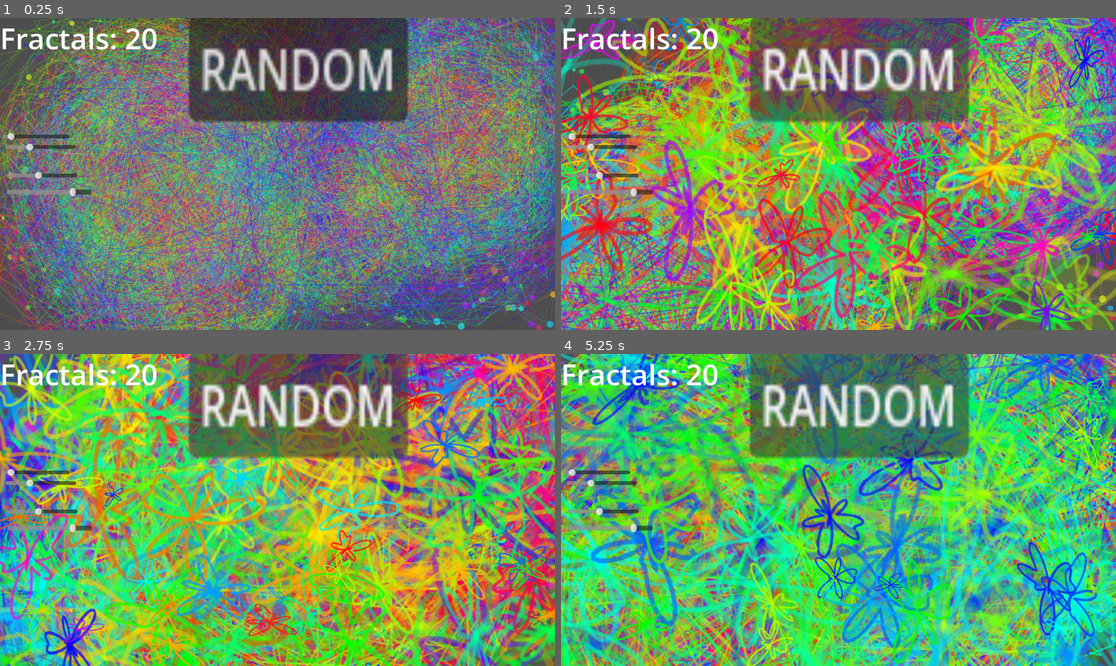
Above: before the commit, frames 1-4 (two rows, left to right).
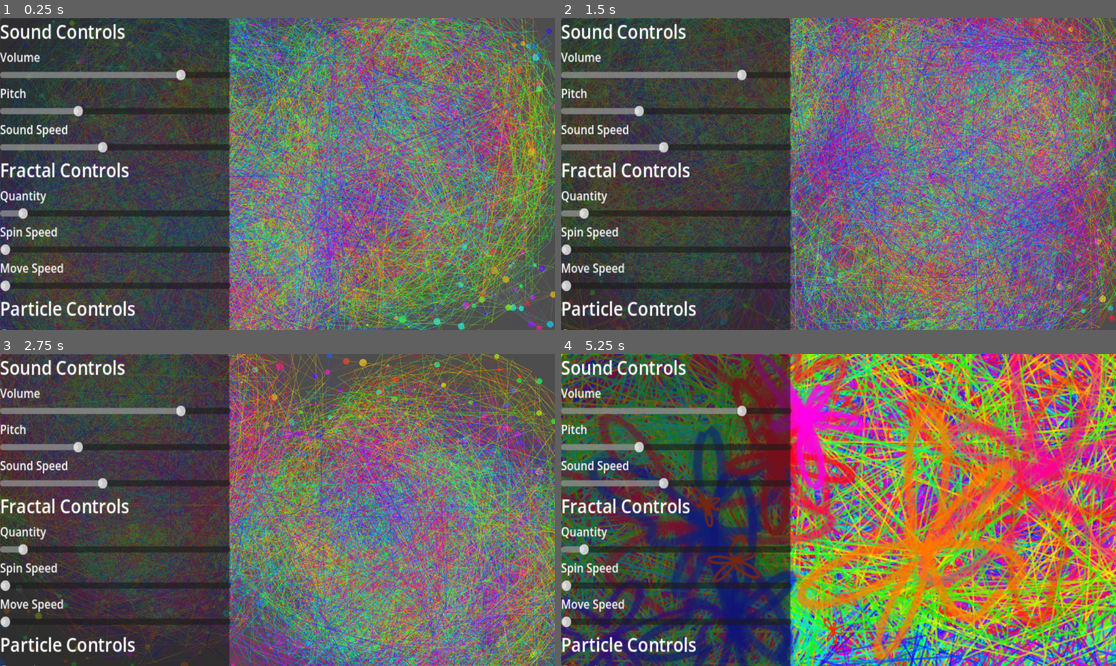
Above: after the commit, the same moments.

Repository: artyomkasav/SchoolOfRock
Game: Godot game, scene res://Main.tscn
Same seed, same stepped clock (60 frames per second), same inputs: the game is played once before the commit and once after it.
Inputs (mouse positions are in pixels of both pictures, inside the frame that each line leads up to):
- Up to frame 1 (0.25 s): no input
- Up to frame 2 (1.5 s): click (860, 67) at 0.5 s, where only the run before the commit has a clickable "RANDOM"; click (860, 67) at 1.25 s, where only the run before the commit has a clickable "RANDOM"
- Up to frame 3 (2.75 s): click (299, 403) at 2 s, where only the run before the commit has a clickable "RANDOM"
- Up to frame 4 (5.25 s): tap Enter at 2.75 s; tap 6 at 2.85 s; tap 7 at 3.05, 3.6 s; tap 8 at 3.8, 4.35 s; tap 9 at 4.55, 5.1 s

The runs differ from the first frame. In frame 1, 95% of the frame differs, in the area x 0-100%, y 0-100%; in frame 2, 98%; in frame 3, 98%; in frame 4, 99%.

Commit message:
Final commit

Diff:
--- a/Main.tscn
+++ b/Main.tscn
@@ -13,70 +13,141 @@
 
 [node name="CanvasLayer" type="CanvasLayer" parent="." unique_id=2072265307]
 
-[node name="RandomButton" type="Button" parent="CanvasLayer" unique_id=1206469220]
-offset_left = 391.99997
-offset_top = -6.9999995
-offset_right = 472.99997
-offset_bottom = 24.0
-scale = Vector2(5.614309, 7.1711016)
-text = "RANDOM
-"
-
 [node name="ColorRect" type="ColorRect" parent="CanvasLayer" unique_id=1615943001]
 material = SubResource("ShaderMaterial_r0du0")
 anchors_preset = -1
-anchor_right = 0.29200003
-anchor_bottom = 0.27800003
-offset_right = -336.38403
-offset_bottom = -180.14401
+anchor_right = 0.287
+anchor_bottom = 0.321
+offset_right = -330.624
+offset_bottom = -208.00801
 scale = Vector2(28.695639, 16.093517)
 size_flags_vertical = 3
 mouse_filter = 2
 
-[node name="VolumeSlider" type="HSlider" parent="CanvasLayer" unique_id=1992784311]
-offset_left = 15.0
-offset_top = 339.0
-offset_right = 201.56024
-offset_bottom = 376.19708
-scale = Vector2(0.943395, 1.2635393)
+[node name="Panel" type="Panel" parent="CanvasLayer" unique_id=613256974]
+offset_right = 215.0
+offset_bottom = 315.0
+scale = Vector2(2.2142925, 3.2857337)
+
+[node name="VBoxContainer" type="VBoxContainer" parent="CanvasLayer/Panel" unique_id=285337321]
+layout_mode = 0
+offset_right = 240.0
+offset_bottom = 516.0
+scale = Vector2(0.6375119, 0.4864431)
+
+[node name="SoundLabel" type="Label" parent="CanvasLayer/Panel/VBoxContainer" unique_id=172926157]
+layout_mode = 2
+theme_override_font_sizes/font_size = 25
+text = "Sound Controls"
+
+[node name="Volume" type="Label" parent="CanvasLayer/Panel/VBoxContainer" unique_id=1171839769]
+layout_mode = 2
+text = "Volume"
+
+[node name="VolumeSlider" type="HSlider" parent="CanvasLayer/Panel/VBoxContainer" unique_id=1992784311]
+layout_mode = 2
 max_value = 1.0
 step = 0.01
 value = 0.8
 
-[node name="PitchSlider" type="HSlider" parent="CanvasLayer" unique_id=867665401]
-offset_left = 11.0
-offset_top = 233.0
-offset_right = 158.0
-offset_bottom = 303.0
+[node name="Pitch" type="Label" parent="CanvasLayer/Panel/VBoxContainer" unique_id=1013527996]
+layout_mode = 2
+text = "Pitch"
+
+[node name="PitchSlider" type="HSlider" parent="CanvasLayer/Panel/VBoxContainer" unique_id=867665401]
+layout_mode = 2
 min_value = 0.5
 max_value = 2.0
 step = 0.01
 value = 1.0
 
-[node name="SpeedSlider" type="HSlider" parent="CanvasLayer" unique_id=1898802042]
-offset_left = 14.0
-offset_top = 298.0
-offset_right = 161.0
-offset_bottom = 357.0
+[node name="SoundSpeed" type="Label" parent="CanvasLayer/Panel/VBoxContainer" unique_id=839274477]
+layout_mode = 2
+text = "Sound Speed"
+
+[node name="RandomSpeedSlider" type="HSlider" parent="CanvasLayer/Panel/VBoxContainer" unique_id=1898802042]
+layout_mode = 2
 min_value = 0.2
 max_value = 2.0
 step = 0.01
 value = 1.0
 
-[node name="FractalSlider" type="HSlider" parent="CanvasLayer" unique_id=735888879]
-offset_left = 5.0
-offset_top = 221.0
-offset_right = 144.0
-offset_bottom = 271.0
+[node name="FractalLabel" type="Label" parent="CanvasLayer/Panel/VBoxContainer" unique_id=967411721]
+layout_mode = 2
+theme_override_font_sizes/font_size = 25
+text = "Fractal Controls"
+
+[node name="Quatity" type="Label" parent="CanvasLayer/Panel/VBoxContainer" unique_id=1048888650]
+layout_mode = 2
+text = "Quantity"
+
+[node name="FractalCountSlider" type="HSlider" parent="CanvasLayer/Panel/VBoxContainer" unique_id=735888879]
+layout_mode = 2
 min_value = 1.0
 max_value = 50.0
 value = 5.0
 
-[node name="FractalLabel" type="Label" parent="CanvasLayer" unique_id=967411721]
-offset_right = 40.0
-offset_bottom = 83.0
-theme_override_font_sizes/font_size = 60
+[node name="SpinSpeed" type="Label" parent="CanvasLayer/Panel/VBoxContainer" unique_id=1186412523]
+layout_mode = 2
+text = "Spin Speed"
+
+[node name="FractalSpinSpeedSlider" type="HSlider" parent="CanvasLayer/Panel/VBoxContainer" unique_id=794744700]
+layout_mode = 2
+
+[node name="MoveSpeed" type="Label" parent="CanvasLayer/Panel/VBoxContainer" unique_id=465288981]
+layout_mode = 2
+text = "Move Speed"
+
+[node name="FractalMoveSpeedSlider" type="HSlider" parent="CanvasLayer/Panel/VBoxContainer" unique_id=2134565378]
+layout_mode = 2
+max_value = 3.0
+step = 0.1
+
+[node name="ParticleLabel" type="Label" parent="CanvasLayer/Panel/VBoxContainer" unique_id=207034305]
+layout_mode = 2
+theme_override_font_sizes/font_size = 25
+text = "Particle Controls"
+
+[node name="ParticleCount" type="Label" parent="CanvasLayer/Panel/VBoxContainer" unique_id=1610243663]
+layout_mode = 2
+text = "Quantity"
+
+[node name="ParticleCountSlider" type="HSlider" parent="CanvasLayer/Panel/VBoxContainer" unique_id=1634019864]
+layout_mode = 2
+min_value = 10.0
+max_value = 2000.0
+step = 10.0
+value = 10.0
+
+[node name="PSpeed" type="Label" parent="CanvasLayer/Panel/VBoxContainer" unique_id=425532944]
+layout_mode = 2
+text = "Speed"
+
+[node name="ParticleSpeedSlider" type="HSlider" parent="CanvasLayer/Panel/VBoxContainer" unique_id=797986055]
+layout_mode = 2
+
+[node name="BlobLabel" type="Label" parent="CanvasLayer/Panel/VBoxContainer" unique_id=1766812913]
+layout_mode = 2
+theme_override_font_sizes/font_size = 25
+text = "Blob Controls"
+
+[node name="BCount" type="Label" parent="CanvasLayer/Panel/VBoxContainer" unique_id=1134355691]
+layout_mode = 2
+text = "Quantity"
+
+[node name="BlobCountSlider" type="HSlider" parent="CanvasLayer/Panel/VBoxContainer" unique_id=1355144297]
+layout_mode = 2
+
+[node name="RandomButton" type="Button" parent="CanvasLayer/Panel/VBoxContainer" unique_id=1206469220]
+layout_mode = 2
+text = "RANDOM
+"
+
+[node name="Hint" type="Label" parent="CanvasLayer/Panel/VBoxContainer" unique_id=101548952]
+layout_mode = 2
+theme_override_font_sizes/font_size = 20
+text = "Use 1-9 keys to play sound yourself"
 
 [node name="Player" type="AudioStreamPlayer2D" parent="." unique_id=1683648843]
 
-[connection signal="pressed" from="CanvasLayer/RandomButton" to="." method="_on_random_button_pressed"]
+[connection signal="pressed" from="CanvasLayer/Panel/VBoxContainer/RandomButton" to="." method="_on_random_button_pressed"]
--- a/blob.gd
+++ b/blob.gd
@@ -41,5 +41,9 @@
 
 		pts.append(Vector2(cos(a), sin(a)) * r)
 
-	draw_colored_polygon(pts, blob_color)
+	var outline_color = blob_color
+	outline_color.a = 0.9
+
+	draw_polyline(pts, outline_color, 4.0, true)
+	draw_polyline(pts, Color(outline_color.r, outline_color.g, outline_color.b, 0.35), 10.0, true)
 	draw_polyline(pts, Color(blob_color.r, blob_color.g, blob_color.b, 0.9), 3.0, true)
--- a/main.gd
+++ b/main.gd
@@ -15,6 +15,13 @@
 var fractals = []
 var fractal_count = 20
 var pulse_strength = 0.0
+var fractal_move_speed_value = 1.0
+var fractal_spin_speed_value = 1.0
+
+var particle_speed_value = 1.0
+var particle_count_value = 80
+
+var blob_count_value = 5
 var sounds = [
 	preload("res://sounds/s1.mp3"),
 	preload("res://sounds/s2.mp3"),
@@ -27,15 +34,26 @@
 	preload("res://sounds/s9.wav"),
 ]
 func _ready() -> void:
-	$CanvasLayer/VolumeSlider.value_changed.connect(_on_volume_changed)
-	$CanvasLayer/PitchSlider.value_changed.connect(_on_pitch_changed)
-	$CanvasLayer/SpeedSlider.value_changed.connect(_on_speed_changed)
-	$CanvasLayer/FractalSlider.value_changed.connect(_on_fractal_slider_changed)
-	$CanvasLayer/FractalLabel.text = "Fractals: " + str(fractal_count)
+	randomize()
+
+	var ui = $CanvasLayer/Panel/VBoxContainer
+
+	ui.get_node("VolumeSlider").value_changed.connect(_on_volume_changed)
+	ui.get_node("PitchSlider").value_changed.connect(_on_pitch_changed)
+	ui.get_node("RandomSpeedSlider").value_changed.connect(_on_speed_changed)
+	ui.get_node("FractalCountSlider").value_changed.connect(_on_fractal_slider_changed)
+	ui.get_node("FractalMoveSpeedSlider").value_changed.connect(_on_fractal_move_speed_changed)
+	ui.get_node("FractalSpinSpeedSlider").value_changed.connect(_on_fractal_spin_speed_changed)
+	ui.get_node("ParticleCountSlider").value_changed.connect(_on_particle_count_changed)
+	ui.get_node("ParticleSpeedSlider").value_changed.connect(_on_particle_speed_changed)
+	ui.get_node("BlobCountSlider").value_changed.connect(_on_blob_count_changed)
+	$CanvasLayer/ColorRect.mouse_filter = Control.MOUSE_FILTER_IGNORE
+
 	for i in range(max_players):
 		var new_player = AudioStreamPlayer.new()
 		add_child(new_player)
 		audio_players.append(new_player)
+
 	create_particles()
 	create_fractals()
 func play_sound(index):
@@ -70,16 +88,16 @@
 			KEY_5:
 				play_sound(4)
 			KEY_6:
-				play_sound(4)
+				play_sound(5)
 			KEY_7:
-				play_sound(4)
+				play_sound(6)
 			KEY_8:
-				play_sound(4)
+				play_sound(7)
 			KEY_9:
-				play_sound(4)
+				play_sound(8)
 
 func spawn_visual(index := 0):
-	for i in range(35):
+	for i in range(blob_count_value):
 		var b = blob_scene.instantiate()
 
 		b.position = Vector2(
@@ -129,8 +147,8 @@
 
 	for f in fractals:
 		var center = Vector2(
-			screen.x * 0.5 + sin(t * f["move_speed"] + f["phase"]) * screen.x * 0.35,
-			screen.y * 0.5 + cos(t * f["move_speed"] * 1.3 + f["phase"]) * screen.y * 0.35
+			screen.x * 0.5 + sin(t * f["move_speed"] * fractal_move_speed_value + f["phase"]) * screen.x * 0.35,
+			screen.y * 0.5 + cos(t * f["move_speed"] * fractal_move_speed_value * 1.3 + f["phase"]) * screen.y * 0.35
 		)
 
 		var points = PackedVector2Array()
@@ -138,13 +156,11 @@
 		for i in range(f["points"]):
 			var n = float(i)
 
-			var angle = n * 0.12 + t * f["spin_speed"] + sin(n * 0.6 + t) * 10.0
+			var angle = n * 0.12 + t * f["spin_speed"] * fractal_spin_speed_value + sin(n * 0.6 + t) * 10.0
 
 			var radius = sqrt(n) * f["size"]
 			radius += sin(t * 2.0 + n * 0.03 + f["phase"]) * 40.0
 			radius += cos(t * 1.3 + n * 0.015) * 25.0
-
-			# связь с музыкой / звуком
 			radius += pulse_strength * 120.0
 
 			var pos = center + Vector2(cos(angle), sin(angle)) * radius
@@ -162,7 +178,7 @@
 	for i in range(fractal_count):
 		fractals.append({
 			"center": Vector2(randf() * screen.x, randf() * screen.y),
-			"move_speed": randf_range(0.2, 1.2),
+			"move_speed": randf_range(1.0, 3.2),
 			"spin_speed": randf_range(0.4, 2.5),
 			"size": randf_range(4.0, 11.0),
 			"phase": randf() * 100.0,
@@ -180,19 +196,6 @@
 			"hue": randf()
 		})
 
-#func play_random_sequence():
-	#while is_playing:
-		#var scale = [0, 2, 4, 5, 7]
-		#var index = scale[randi() % scale.size()] % sounds.size()
-		#play_sound(index)
-		#await get_tree().create_timer(randf_range(0.2, 0.6)).timeout
-
-#func _on_random_button_pressed() -> void:
-	#is_playing = !is_playing
-	#if is_playing:
-		#play_random_sequence()
-
-#SLIDERS
 func _on_volume_changed(value):
 	volume_value = value
 
@@ -206,7 +209,28 @@
 	is_playing = !is_playing
 
 	if is_playing:
+		$CanvasLayer/Panel/VBoxContainer/RandomButton.text = "STOP RANDOM"
 		play_random_sequence()
+	else:
+		$CanvasLayer/Panel/VBoxContainer/RandomButton.text = "START RANDOM"
+
+func _on_fractal_move_speed_changed(value):
+	fractal_move_speed_value = value
+
+func _on_fractal_spin_speed_changed(value):
+	fractal_spin_speed_value = value
+
+func _on_particle_speed_changed(value):
+	particle_speed_value = value
+
+func _on_blob_count_changed(value):
+	blob_count_value = int(value)
+
+func _on_particle_count_changed(value):
+	particle_count_value = int(value)
+	particle_count = particle_count_value
+	particles.clear()
+	create_particles()
 
 func _on_fractal_slider_changed(value):
 	fractal_count = int(value)
@@ -214,7 +238,7 @@
 	create_fractals()
 
 	if has_node("CanvasLayer/FractalLabel"):
-		$CanvasLayer/FractalLabel.text = "Fractals: " + str(fractal_count)
+		$CanvasLayer/Panel/VBoxContainer/FractalLabel.text = "Fractals: " + str(fractal_count)
 
 func play_random_sequence():
 	while is_playing:
@@ -228,7 +252,7 @@
 	var screen = get_viewport_rect().size
 	pulse_strength = lerp(pulse_strength, 0.0, delta * 3.0)
 	for p in particles:
-		p["pos"] += p["vel"] * speed_value
+		p["pos"] += p["vel"] * speed_value * particle_speed_value
 
 		if p["pos"].x < 0 or p["pos"].x > screen.x:
 			p["vel"].x *= -1
